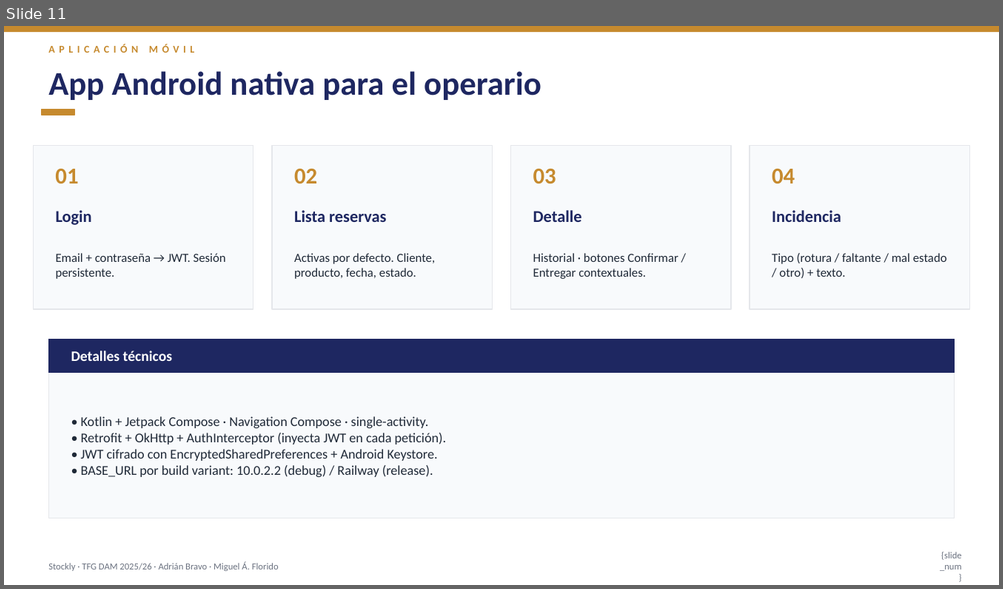
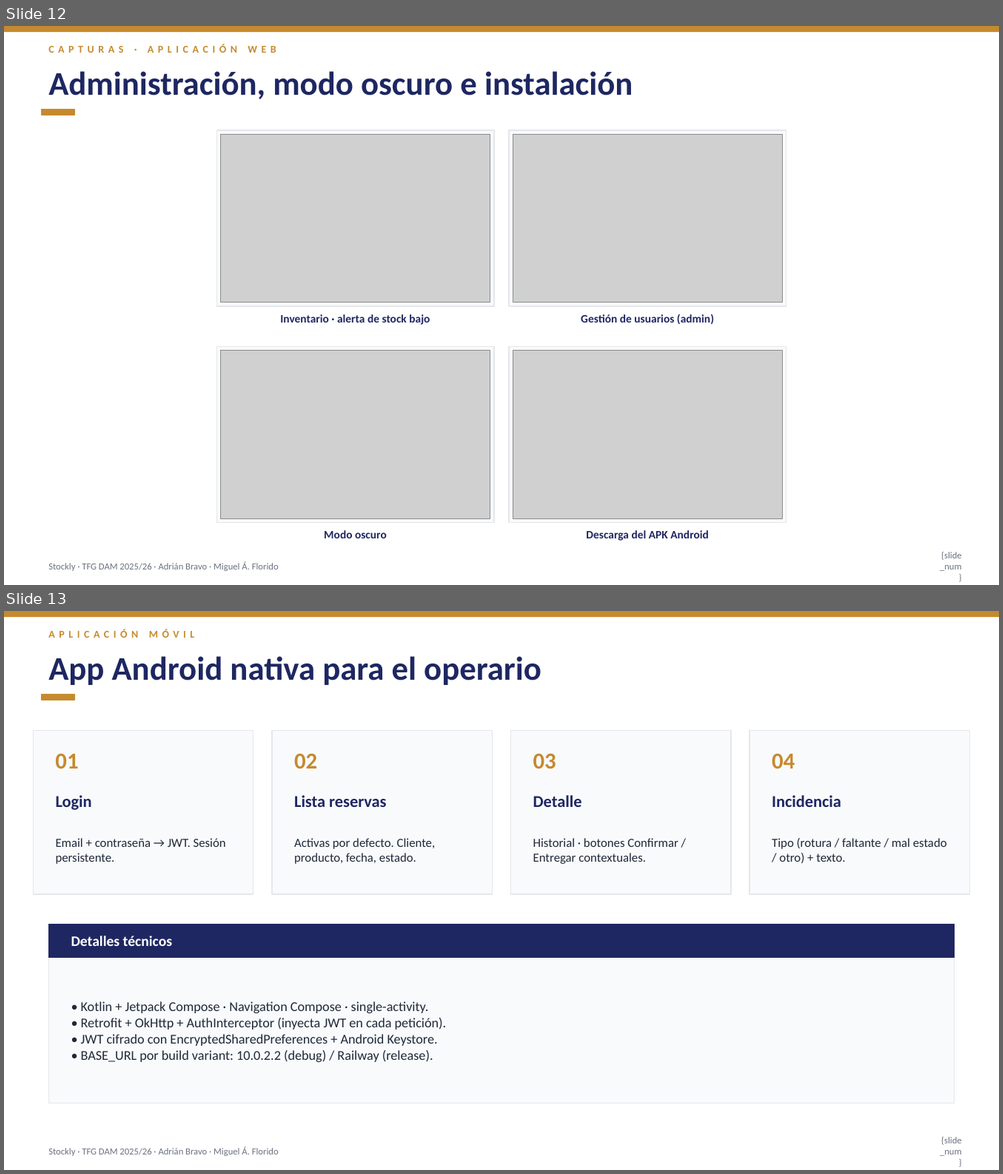
Before and after one commit to Husslesnake/TFGDAM, a slide deck: docs/defensa-stockly.pptx. Shown one above the other, each under a label of ours: slide 11 before the commit, slides 12 and 13 after it. The pictures are 1003x589 and 1003x1174 pixels, drawn with LibreOffice and Linux fonts; fonts in the diff are those of the drawing; grey boxes stand for pictures. Boxes give left, top, right and bottom in pixels: in the first picture for what was removed or moved away, otherwise in the second. Text is boxed around its words. In the diff, an @@ line names an element or a change of style, - is before the commit and + after.

```diff
--- a/docs/defensa-stockly.pptx
+++ b/docs/defensa-stockly.pptx
@@ slide 12 added at <box>4,26,999,585</box>, background #FFFFFF; not listed: 3 template elements that a slide beside it also shows @@
@@ text added at <box>48,44,276,53</box>, 10 pt, text #C68A2E, bold @@
+CAPTURAS · APLICACIÓN WEB
@@ text added at <box>48,71,632,99</box>, 32 pt, text #1E2761, bold @@
+Administración, modo oscuro e instalación
@@ rectangle added at <box>41,110,75,115</box>, fill #C68A2E, outline #C68A2E 1 pt @@
@@ rectangle added at <box>216,130,494,306</box>, fill #F8FAFC, outline #E5E7EB 1 pt @@
@@ picture added at <box>220,134,490,303</box> @@
@@ rectangle added at <box>509,130,787,306</box>, fill #F8FAFC, outline #E5E7EB 1 pt @@
@@ picture added at <box>513,134,783,303</box> @@
@@ text added at <box>280,315,430,325</box>, 11 pt, text #1E2761, bold @@
+Inventario · alerta de stock bajo
@@ text added at <box>580,315,714,324</box>, 11 pt, text #1E2761, bold @@
+Gestión de usuarios (admin)
@@ rectangle added at <box>216,347,494,523</box>, fill #F8FAFC, outline #E5E7EB 1 pt @@
@@ picture added at <box>220,351,490,519</box> @@
@@ rectangle added at <box>509,347,787,523</box>, fill #F8FAFC, outline #E5E7EB 1 pt @@
@@ picture added at <box>513,351,783,519</box> @@
@@ text added at <box>324,531,387,539</box>, 11 pt, text #1E2761, bold @@
+Modo oscuro
@@ text added at <box>586,531,708,541</box>, 11 pt, text #1E2761, bold @@
+Descarga del APK Android
@@ what was slide 11 is now slide 13 @@
```
Also in this commit, not shown: 1 other slide added, 5 other files.
